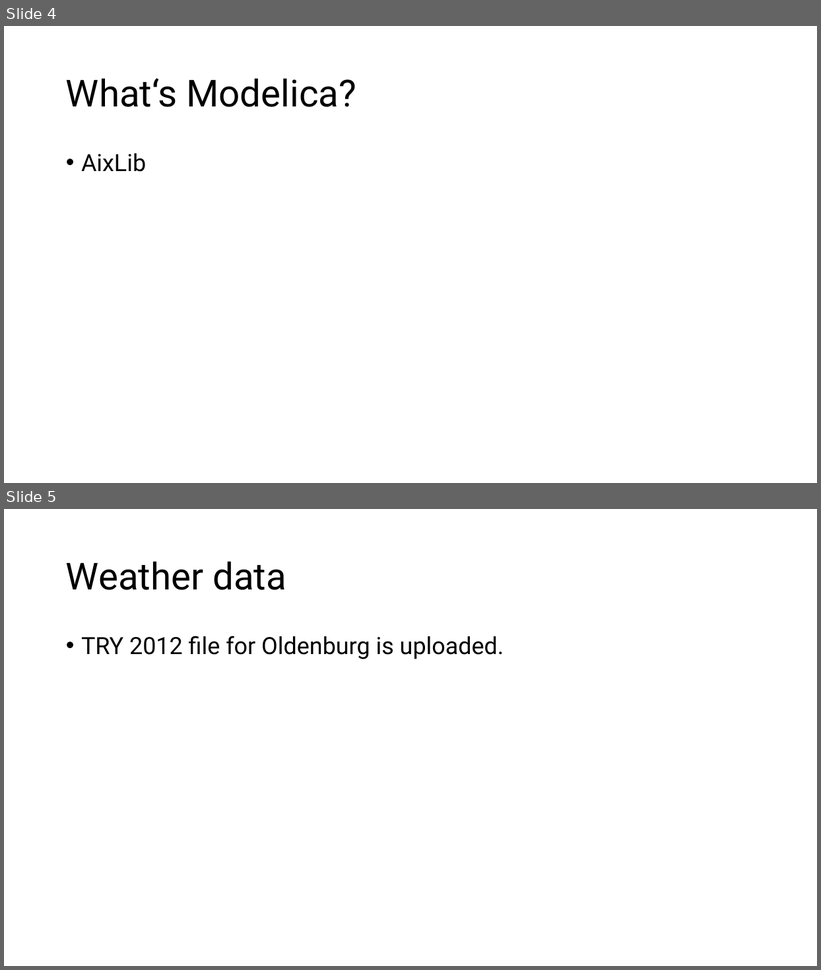
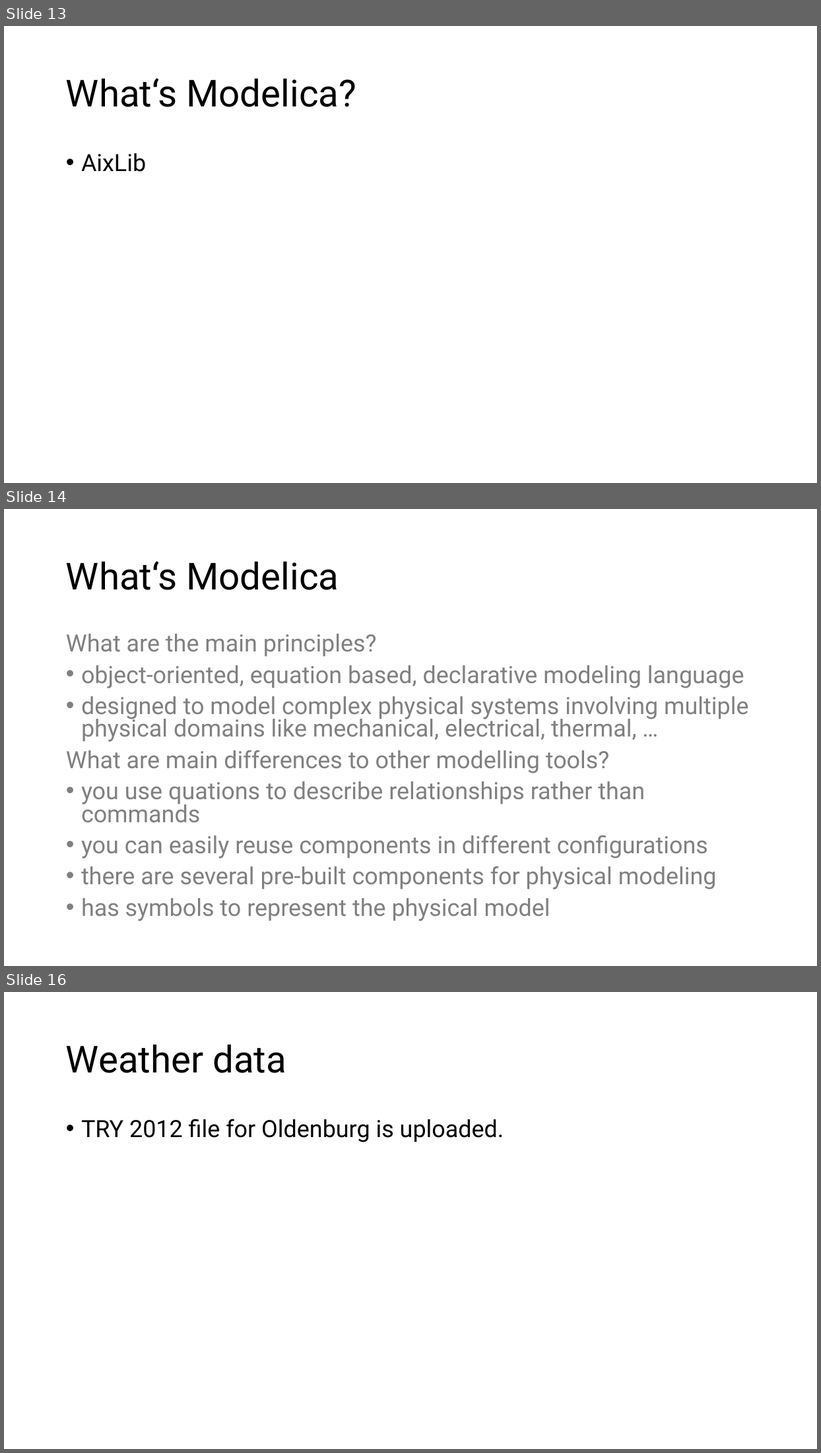
Before and after one commit to eyjomoin/Modeling-buildings-and-their-heating-systems, a slide deck: presentation/heat.pptx. Shown one above the other, each under a label of ours: slides 4 and 5 before the commit, slides 13, 14 and 16 after it; the slides between them are not shown. The pictures are 821x970 and 821x1453 pixels, drawn with LibreOffice and Linux fonts; fonts in the diff are those of the drawing. Boxes give left, top, right and bottom in pixels: in the first picture for what was removed or moved away, otherwise in the second. Text is boxed around its words. In the diff, an @@ line names an element or a change of style, - is before the commit and + after.

```diff
--- a/presentation/heat.pptx
+++ b/presentation/heat.pptx
@@ slide 14 added at [4,509,817,966], background #FFFFFF @@
@@ title added at [66,561,339,590], 44 pt, text #000000 @@
+What‘s Modelica
@@ text added at [66,634,748,921], 28 pt, text #808080 @@
+What are the main principles?
+• object-oriented, equation based, declarative modeling language
+• designed to model complex physical systems involving multiple physical domains like mechanical, electrical, thermal, …
+What are main differences to other modelling tools?
+• you use quations to describe relationships rather than commands
+• you can easily reuse components in different configurations
+• there are several pre-built components for physical modeling
+• has symbols to represent the physical model
@@ what was slide 4 is now slide 13 @@
@@ what was slide 5 is now slide 16 @@
```
Also in this commit, not shown: 11 other slides added, 1 slide removed, 1 other file.
